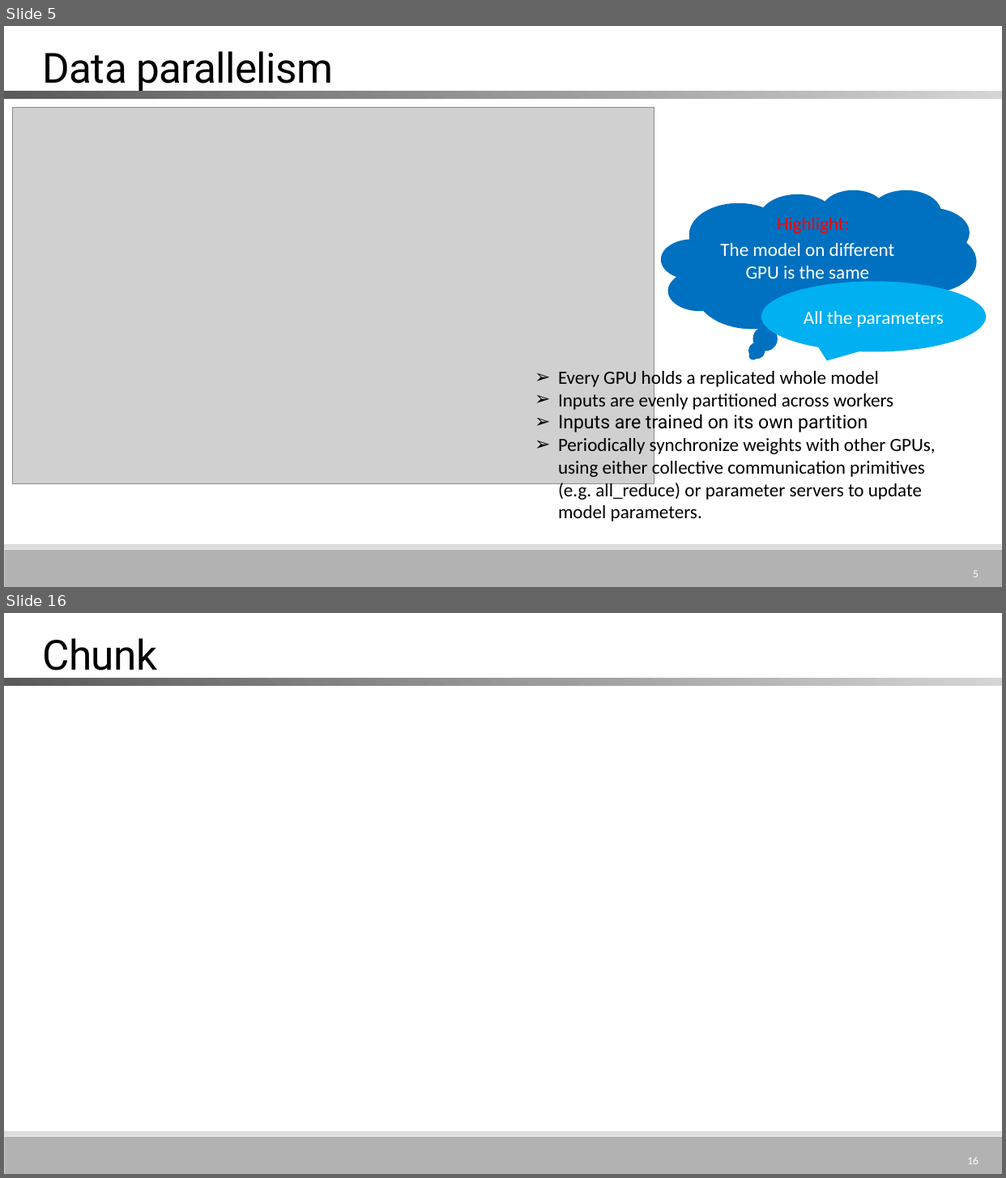
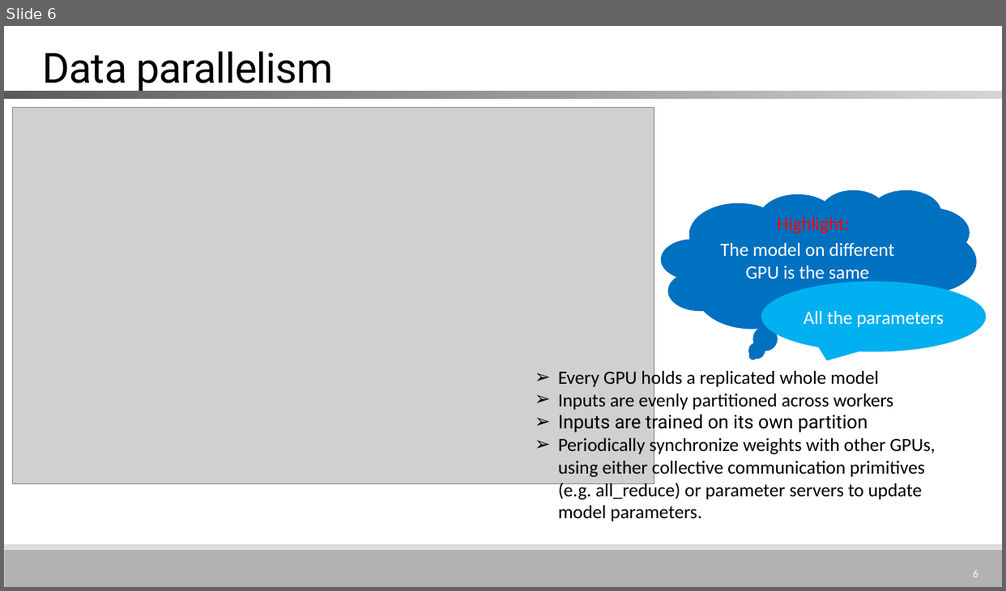
Before and after one commit to MitchellX/RecordCommand, a slide deck: GPipe.pptx. Shown one above the other, each under a label of ours: slides 5 and 16 before the commit, slide 6 after it; the slides between them are not shown. The pictures are 1006x1178 and 1006x591 pixels, drawn with LibreOffice and Linux fonts; fonts in the diff are those of the drawing; grey boxes stand for pictures. Boxes give left, top, right and bottom in pixels: in the first picture for what was removed or moved away, otherwise in the second. Text is boxed around its words. In the diff, an @@ line names an element or a change of style, - is before the commit and + after.

```diff
--- a/GPipe.pptx
+++ b/GPipe.pptx
@@ slide 16 removed at bbox=[4, 613, 1002, 1174], background #FFFFFF; not listed: 2 template elements that a slide beside it also shows @@
@@ title removed at bbox=[43, 638, 158, 680] @@
-Chunk
@@ rectangle removed at bbox=[4, 678, 1002, 686] @@
@@ page number removed at bbox=[967, 1157, 978, 1165] @@
-16
@@ what was slide 5 is now slide 6 @@
@@ page number at bbox=[973, 570, 978, 578]: text changed @@
-5
+6
```
Also in this commit, not shown: 11 slides changed, 17 slides added, 11 other slides removed.
